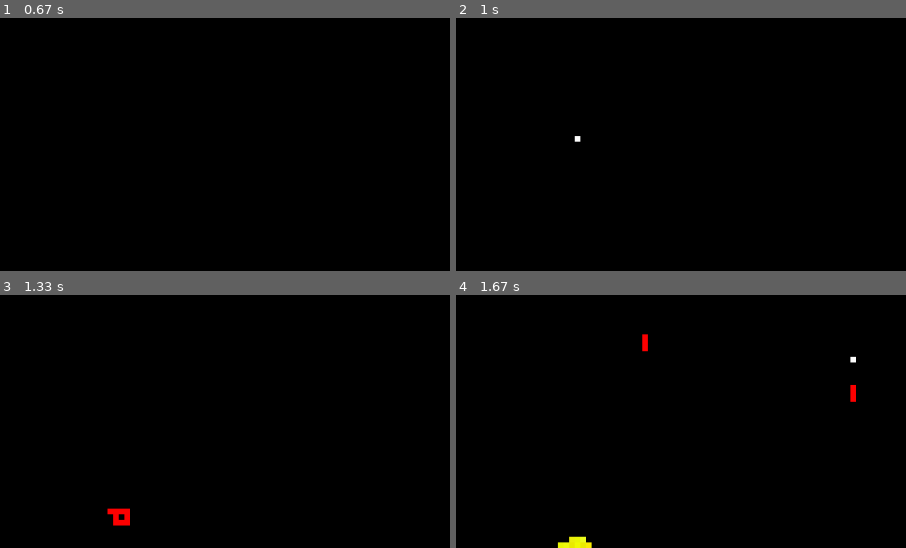
Above: before the commit, frames 1-4 (two rows, left to right).
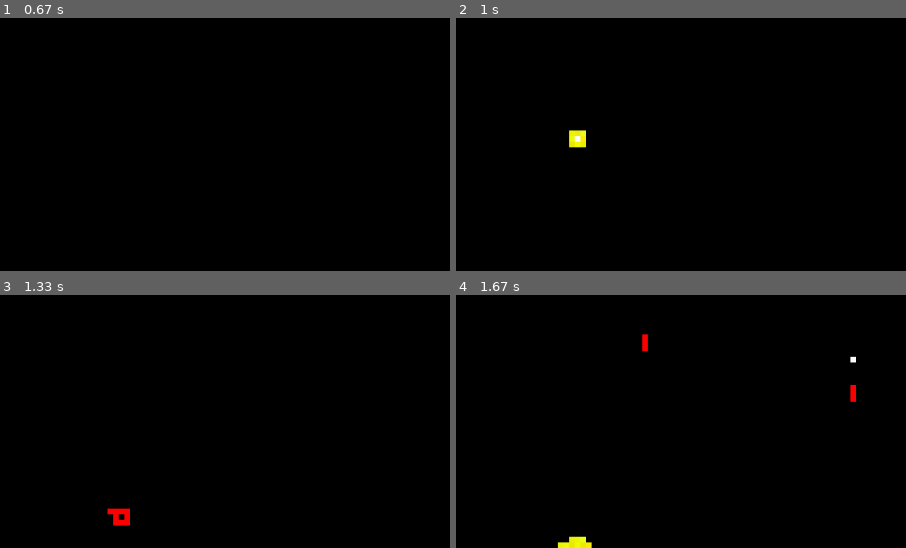
Above: after the commit, the same moments.

Repository: Neptun332/jetmen-revival-pygame
Game: pygame game, started from main.py
The game is run twice, just before and just after one commit, with the same random seed, the same clock (stepped at 60 frames per second) and the same inputs.
Inputs (mouse positions are % of the whole screen's width and height, from its top left):
- Up to frame 1 (0.67 s): right-click (19, 35) at 0.38 s
- Up to frame 2 (1 s): hold Ctrl from 0.67 s (still down); tap Space at 0.73 s; click (19, 73) at 0.75 s
- Up to frame 3 (1.33 s): tap Space at 1.03 s; release Ctrl at 1.13 s; click (26, 30) at 1.22 s
- Up to frame 4 (1.67 s): click (50, 62) at 1.55 s
The pictures show only the part of the screen within x 6-56%, y 50-100%; the shares and areas given below are measured in that part.

Frame 1 is identical in both runs. In frame 2, 0.2% of the frame differs, in the area x 25-29%, y 44-52%; in frame 3, nothing differs; in frame 4, nothing differs.

Commit message:
added explosion

Diff:
--- /dev/null
+++ b/Explosion.py
@@ -0,0 +1,20 @@
+from World import World
+
+
+class Explosion:
+
+    def __init__(self, center_x: int, center_y: int, radius: int, world: World):
+        self.center_x = center_x
+        self.center_y = center_y
+        self.radius = radius
+        self.world = world
+
+    def trigger(self):
+        start_x = self.center_x - self.radius
+        start_y = self.center_y - self.radius
+        for x in range(start_x, self.center_x + self.radius):
+            for y in range(start_y, self.center_y + self.radius):
+                # equation of circle: (x - a)^2 + (y - b)^2 = r^2
+                if ((x - self.center_x) * (x - self.center_x)
+                        + (y - self.center_y) * (y - self.center_y)) <= self.radius * self.radius:
+                    self.world.remove_tile(x, y)
--- a/World.py
+++ b/World.py
@@ -48,6 +48,7 @@
         self.moving_tiles = [tile for tile in self.moving_tiles if tile not in self.moving_tiles_to_remove]
         self.moving_tiles_to_remove.clear()
 
+    def update_moving(self):
         for tile in self.moving_tiles:
             tile.update()
 
--- a/main.py
+++ b/main.py
@@ -5,6 +5,7 @@
 from pygame.locals import *
 
 from Directions import Directions
+from Explosion import Explosion
 from World import World
 from tiles import TILES
 
@@ -132,16 +133,19 @@
                         mouse_position[1] + direction.value[1]
                     )
         elif pygame.mouse.get_pressed()[2]:
-            world.remove_tile(mouse_position[0], mouse_position[1])
-            if pygame.key.get_pressed()[K_LCTRL]:
-                for direction in Directions:
-                    world.remove_tile(
-                        mouse_position[0] + direction.value[0],
-                        mouse_position[1] + direction.value[1]
-                    )
+            a = Explosion(mouse_position[0], mouse_position[1], 5, world)
+            a.trigger()
+            # world.remove_tile(mouse_position[0], mouse_position[1])
+            # if pygame.key.get_pressed()[K_LCTRL]:
+            #     for direction in Directions:
+            #         world.remove_tile(
+            #             mouse_position[0] + direction.value[0],
+            #             mouse_position[1] + direction.value[1]
+            #         )
         # update physics
+        world.update()
         if not pause:
-            world.update()
+            world.update_moving()
         # render
         render(world, selected_tile, mouse_position, pause, tiles_info)
         fpsClock.tick(FPS)
